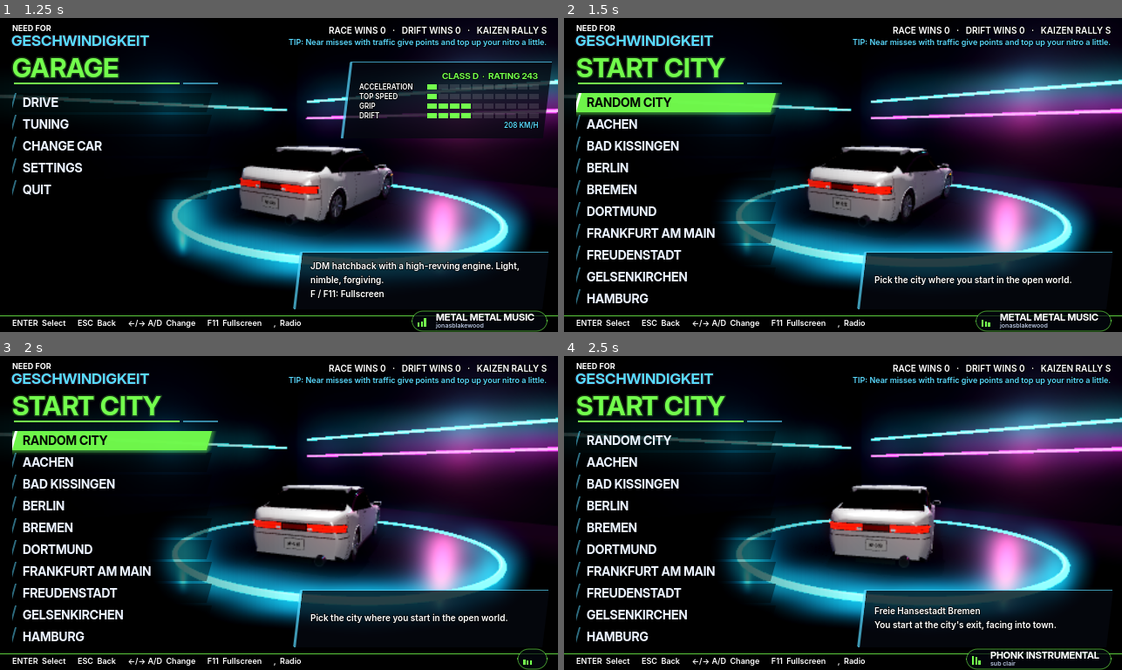
Above: before the commit, frames 1-4 (two rows, left to right).
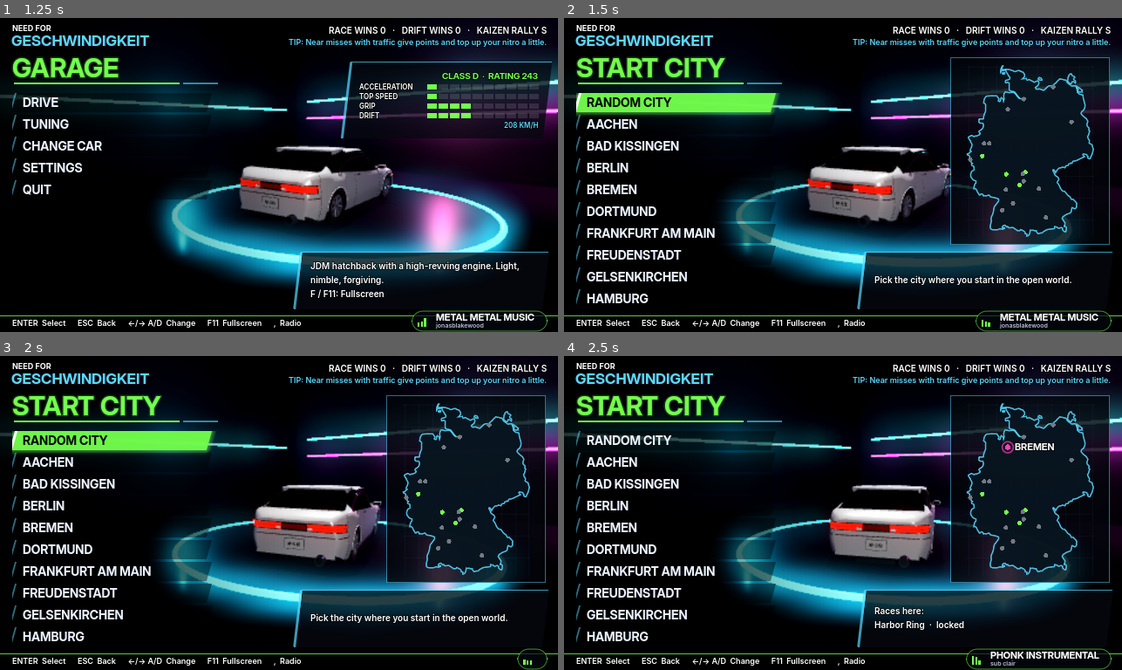
Above: after the commit, the same moments.

Repository: DesignStraub/underground-sprint
Game: Godot game, scene res://scenes/intro.tscn
The game is run twice, just before and just after one commit, with the same random seed, the same clock (stepped at 60 frames per second) and the same inputs. Sound files missing from this copy of the repository are replaced by a short silence.
Inputs (mouse positions are in pixels of both pictures, inside the frame that each line leads up to):
- Up to frame 1 (1.25 s): tap Enter (ui_accept) at 0.5 s; move the mouse to (401, 159) at 0.52 s; hold D (steer_right) from 0.53 s (still down); hold Enter (ui_accept) from 0.53 s (still down); click (401, 159) at 0.67 s
- Up to frame 2 (1.5 s): release D (steer_right) at 1.25 s; release Enter (ui_accept) at 1.25 s; click "DRIVE" at 1.25 s
- Up to frame 3 (2 s): no input
- Up to frame 4 (2.5 s): drag from (731, 528) to (815, 575) at 2.02 s

Frame 1 is identical in both runs. In frame 2, 13% of the frame differs, in the area x 69-98%, y 12-73%; in frame 3, 13%; in frame 4, 13%, in the area x 55-98%, y 12-88%.

Commit message:
Schnellreise in der Karte (Leertaste), Startstadt-Wahl mit Deutschlandkarte und Rennen der Stadt, Waldpass in der Karriere (Stufe Hafen und Altstadt)
Co-Authored-By: Claude Opus 5.5 <noreply@anthropic.com>

Diff:
--- a/scripts/catalog.gd
+++ b/scripts/catalog.gd
@@ -643,7 +643,7 @@
 const STAGES := [
 	{"name": "Einstieg", "events": ["Bankenviertel-Sprint", "Tauberbischofsheim Altstadt", "Bad Kissingen Kurmeile", "Innenstadtring"]},
 	{"name": "Szene", "events": ["Prachtallee-Sprint", "Hafen-Drift", "Hammelburg Saaleck", "Altstadt-Hügel"]},
-	{"name": "Hafen und Altstadt", "events": ["Hafenrunde", "Aachen Grabenring", "Hafenring", "Altstadtring"]},
+	{"name": "Hafen und Altstadt", "events": ["Hafenrunde", "Aachen Grabenring", "Hafenring", "Altstadtring", "Freudenstadt Waldpass"]},
 	{"name": "Großstadt", "events": ["Berlin Kreuzberg", "Schnellstraßen-Sprint", "Stadion-Drift"]},
 	{"name": "Finale", "events": ["Hafen-Sprint", "Nachtschicht", "Würzburg Mainufer"]},
 ]
@@ -652,7 +652,7 @@
 ## Alle Karriere-Events Stufe für Stufe (Reihenfolge der Liste in der Garage)
 const CAREER := ["Bankenviertel-Sprint", "Tauberbischofsheim Altstadt", "Bad Kissingen Kurmeile", "Innenstadtring",
 	"Prachtallee-Sprint", "Hafen-Drift", "Hammelburg Saaleck", "Altstadt-Hügel",
-	"Hafenrunde", "Aachen Grabenring", "Hafenring", "Altstadtring",
+	"Hafenrunde", "Aachen Grabenring", "Hafenring", "Altstadtring", "Freudenstadt Waldpass",
 	"Berlin Kreuzberg", "Schnellstraßen-Sprint", "Stadion-Drift",
 	"Hafen-Sprint", "Nachtschicht", "Würzburg Mainufer"]
 ## Bis 2.15 eine Kette (ein Sieg öffnete das nächste Event): was danach schon offen war, bleibt offen
--- a/scripts/garage.gd
+++ b/scripts/garage.gd
@@ -841,6 +841,8 @@
 	_clear_menu()
 	_back = _show_main
 	_set_section("STARTSTADT")
+	career_map.visible = true  # Deutschland mit allen Rennen: grau gesperrt, grün offen, gold gewonnen
+	career_map.selected = ""
 	var first := _button("Zufällige Stadt", func():
 		var towns := _start_towns()
 		GameState.world_start = towns[randi() % towns.size()][1]
@@ -851,12 +853,25 @@
 			GameState.world_start = ri
 			_drive_world())
 		b.auto_translate_mode = Node.AUTO_TRANSLATE_MODE_DISABLED
-		b.focus_entered.connect(func(): info.text = str(Catalog.RACES[ri].get("region", "")) + "\n" + tr("Start an der Ausfahrt der Stadt, Blick in die Stadt."))
+		b.focus_entered.connect(func():
+			career_map.selected = Catalog.RACES[ri]["name"] if Catalog.RACES[ri]["name"] in Catalog.CAREER else ""
+			info.text = _town_info(t[0]))
 		if ri == GameState.world_start:
 			first = b
 	info.text = tr("Wähle, in welcher Stadt du in die offene Welt startest.")
 	_focus_first()
 	_grab.call_deferred(first)
+
+
+## Infotext zur Startstadt: Rennen dort mit Stand (offen, gewonnen, gesperrt)
+func _town_info(town: String) -> String:
+	var lines := []
+	for r in Catalog.RACES:
+		if r.get("town", "") != town or r.get("type", "sprint") == "drag":
+			continue
+		var st := tr("gewonnen") if r["name"] in GameState.won_events else (tr("offen") if GameState.career_open(r["name"]) else tr("gesperrt"))
+		lines.append("%s  ·  %s" % [tr(r["name"]), st])
+	return tr("Rennen hier:") + "\n" + "\n".join(lines)
 
 
 ## Städte der Open World: [Ort, Rennen] je Ort einmal (das erste Rennen dort), nach Namen sortiert
--- a/scripts/i18n.gd
+++ b/scripts/i18n.gd
@@ -8,7 +8,9 @@
 
 const EN := {
 	# --- Menü ---
-	"Rennen fahren": "Race", "Losfahren": "Drive", "DRIFT-MODUS": "DRIFT MODE", "FAHR-MODUS": "GRIP MODE", "STARTSTADT": "START CITY", "Zufällige Stadt": "Random city",
+	"Rennen fahren": "Race", "Losfahren": "Drive", "gewonnen": "won", "offen": "open", "gesperrt": "locked", "Rennen hier:": "Races here:",
+	"←/→ Rennen wählen\nEnter: als Ziel setzen (Flagge auf der Minikarte)\nLeertaste: Schnellreise\nM / Esc: zurück": "←/→ Pick race\nEnter: set as target (flag on the minimap)\nSpace: fast travel\nM / Esc: back",
+	"Ziel gesetzt. Enter: Ziel löschen\nLeertaste: Schnellreise\nM / Esc: zurück": "Target set. Enter: clear target\nSpace: fast travel\nM / Esc: back", "DRIFT-MODUS": "DRIFT MODE", "FAHR-MODUS": "GRIP MODE", "STARTSTADT": "START CITY", "Zufällige Stadt": "Random city",
 	"Wähle, in welcher Stadt du in die offene Welt startest.": "Pick the city where you start in the open world.",
 	"Start an der Ausfahrt der Stadt, Blick in die Stadt.": "You start at the city's exit, facing into town.", "Welt wird gebaut …": "Building the world …",
 	"Welt wird gebaut … %d / %d": "Building the world … %d / %d", "Enter: Rennen starten": "Enter: start race",
--- a/scripts/world.gd
+++ b/scripts/world.gd
@@ -929,6 +929,7 @@
 			and v[0].y > map_view._lo.y and v[0].y < map_view._hi.y)
 	map_view.target = target
 	map_view.target_chosen.connect(_set_target)
+	map_view.fast_travel.connect(_fast_travel)
 	map_view.closed.connect(_close_map)
 
 
@@ -967,6 +968,16 @@
 	Music.set_paused(true)
 	hud["prompt"].visible = false
 	map_view.open(target)
+
+
+## Schnellreise (Karte, Leertaste): Welt neu laden, Start an der Ausfahrt dieser Stadt (wie die Startstadt)
+func _fast_travel(ri: int) -> void:
+	GameState.world_start = ri
+	has_return = false
+	get_tree().paused = false
+	Music.set_paused(false)
+	Music.race_loading()  # leiser während des Ladens, world_go macht wieder voll
+	get_tree().change_scene_to_file("res://scenes/world.tscn")
 
 
 func _close_map() -> void:
--- a/scripts/world_map_view.gd
+++ b/scripts/world_map_view.gd
@@ -7,6 +7,7 @@
 const UI := preload("res://scripts/ui_style.gd")
 
 signal target_chosen(race_index: int)
+signal fast_travel(race_index: int)
 signal closed
 
 var roads: Array = []  # [[Linienzug Welt x, z], Art]
@@ -87,6 +88,10 @@
 		var ri: int = pins[sel]["race_index"]
 		target = -1 if target == ri else ri
 		target_chosen.emit(target)
+		Sfx.ui("go")
+	elif event.is_action_pressed("handbrake"):
+		# Leertaste: Schnellreise zur Ausfahrt dieser Stadt (seit 2.31)
+		fast_travel.emit(pins[sel]["race_index"])
 		Sfx.ui("go")
 	elif event.is_action_pressed("ui_cancel") or event.is_action_pressed("map") or event.is_action_pressed("pause"):
 		visible = false
@@ -216,10 +221,10 @@
 	y += 22
 	var km := (p["pos"] as Vector3).distance_to(player.global_position) / 1000.0 if player else 0.0
 	draw_string(_cond, Vector2(x + 12, y), tr("Luftlinie: %.1f km") % km, HORIZONTAL_ALIGNMENT_LEFT, w - 24, 13, Color(0.7, 0.75, 0.85))
-	var hint := tr("←/→ Rennen wählen\nEnter: als Ziel setzen (Flagge auf der Minikarte)\nM / Esc: zurück")
+	var hint := tr("←/→ Rennen wählen\nEnter: als Ziel setzen (Flagge auf der Minikarte)\nLeertaste: Schnellreise\nM / Esc: zurück")
 	if target == p["race_index"]:
-		hint = tr("Ziel gesetzt. Enter: Ziel löschen\nM / Esc: zurück")
-	var yy := size.y - 110
+		hint = tr("Ziel gesetzt. Enter: Ziel löschen\nLeertaste: Schnellreise\nM / Esc: zurück")
+	var yy := size.y - 126
 	for line in hint.split("\n"):
 		draw_string(_cond, Vector2(x + 12, yy), line, HORIZONTAL_ALIGNMENT_LEFT, w - 24, 11, Color(0.75, 0.8, 0.9, 0.85))
 		yy += 16
